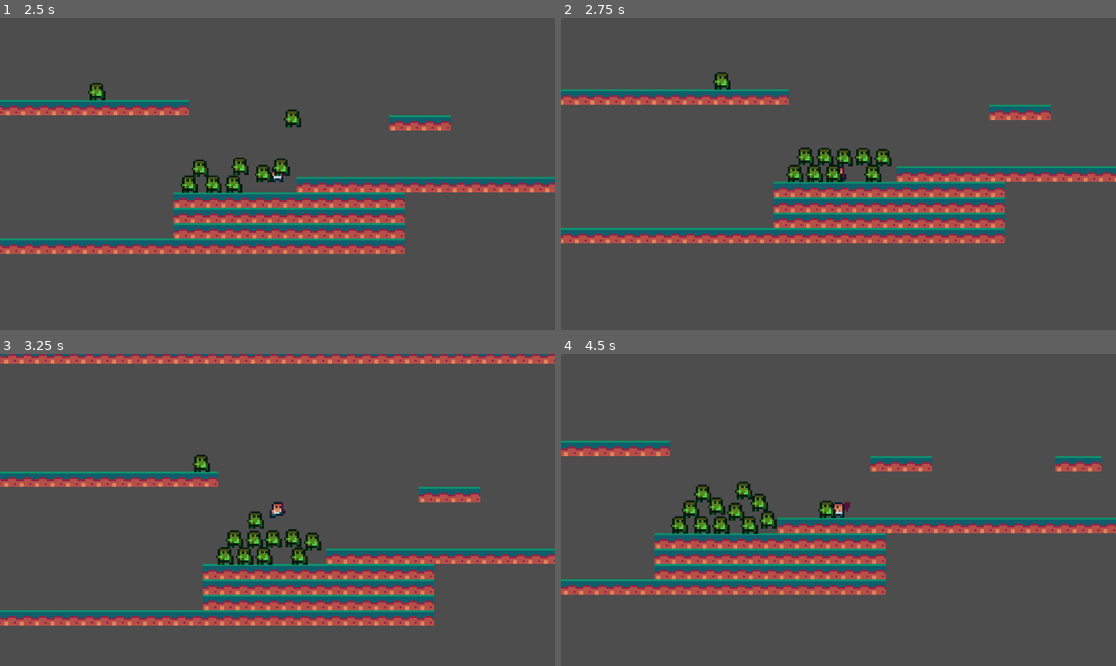
Above: before the commit, frames 1-4 (two rows, left to right).
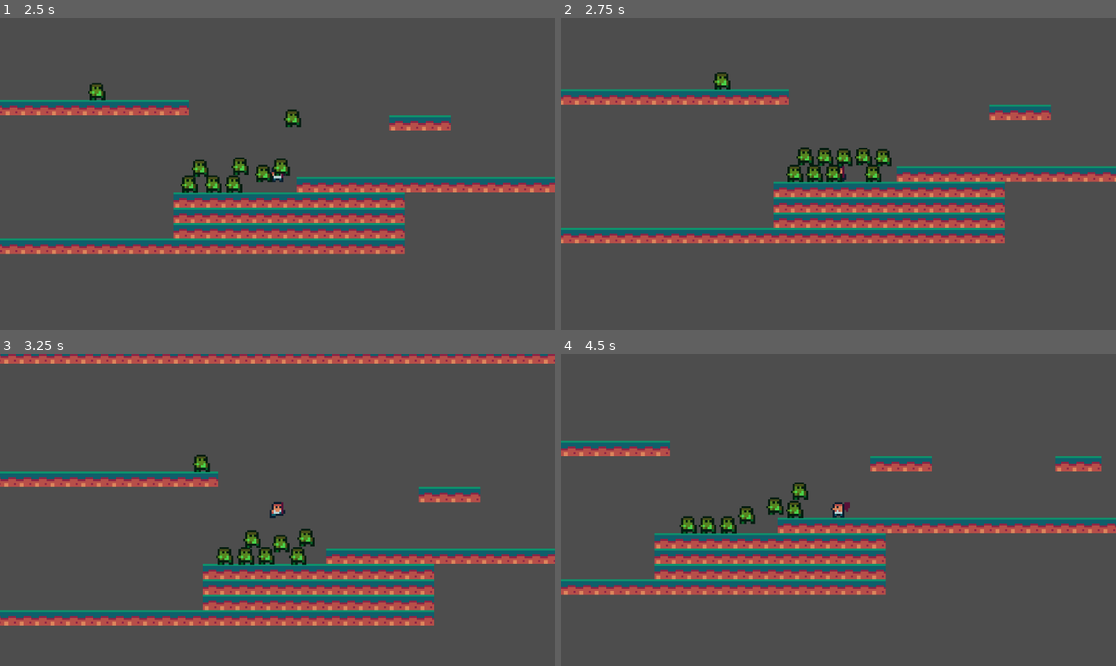
Above: after the commit, the same moments.

Repository: OllieBlomfield/zombie_game
Game: Godot game, scene res://scenes/levels/zombie_test_arena.tscn
Two runs of this game, one before a commit and one after it. Both use one fixed random seed, a clock stepped at 60 frames per second and the inputs below. The engine's default icon, where the game draws it, is replaced by a stand-in: a white triangle on a blue panel in a dark square.
Inputs:
- Up to frame 1 (2.5 s): hold D (right) 0.53-2.03 s; tap M (attack) at 0.6, 1.35, 2.1 s; tap Space (jump) at 0.77, 1.52 s; hold A (left) from 2.03 s (still down)
- Up to frame 2 (2.75 s): keep holding A (left)
- Up to frame 3 (3.25 s): release A (left) at 2.78 s; hold D (right) from 2.78 s (still down); tap M (attack) at 2.85 s; tap Space (jump) at 3.02 s
- Up to frame 4 (4.5 s): tap M (attack) at 3.6, 4.35 s; tap Space (jump) at 3.77 s; release D (right) at 4.28 s; hold A (left) from 4.28 s (still down)

Frame 1 is identical in both runs. In frame 2, less than 0.1% of the frame differs, in the area x 40-56%, y 41-53%; in frame 3, 1.2%; in frame 4, 2.2%, in the area x 19-50%, y 40-58%.

Commit message:
ScoreSystem Updated

Diff:
--- a/components/health.gd
+++ b/components/health.gd
@@ -42,10 +42,9 @@
 	if immortality:
 		return
 	set_health(health - amount)
-
-	print(health)
 	if temp_immortality > 0:
 		set_temporary_immortality(temp_immortality)
 
 func die():
-	print("DEAD")
+	pass
+	#print("DEAD")
--- a/components/hurtbox.gd
+++ b/components/hurtbox.gd
@@ -13,7 +13,7 @@
 	var hitbox = area as HitBox
 	if hitbox == null:
 		return
-	print(hurtbox_name + " was hit by " + hitbox.hitbox_name)
+	#print(hurtbox_name + " was hit by " + hitbox.hitbox_name)
 	if health:
 		health.take_damage(hitbox.damage, health.immortality_time)
 	received_damage.emit(hitbox.damage)
--- a/scenes/levels/zombie_test_arena.tscn
+++ b/scenes/levels/zombie_test_arena.tscn
@@ -6,6 +6,7 @@
 [ext_resource type="PackedScene" uid="uid://dmkq5jw7w02uv" path="res://scenes/objects/player.tscn" id="3_8q587"]
 [ext_resource type="PackedScene" uid="uid://dk7ovbqn0vufj" path="res://scenes/objects/jump_node.tscn" id="4_v2aq7"]
 [ext_resource type="PackedScene" uid="uid://doqdmasuxdcvj" path="res://scenes/objects/spawn_point.tscn" id="6_s5e7t"]
+[ext_resource type="PackedScene" uid="uid://berr8kutkdow4" path="res://scenes/objects/key_item.tscn" id="7_efcdb"]
 
 [sub_resource type="TileSetAtlasSource" id="TileSetAtlasSource_s5e7t"]
 texture = ExtResource("1_e7gdu")
@@ -209,3 +210,6 @@
 position = Vector2(552, 14)
 
 [node name="WaveSpawner" parent="." unique_id=1270486080 instance=ExtResource("1_8q587")]
+
+[node name="KeyItem" parent="." unique_id=372765257 instance=ExtResource("7_efcdb")]
+position = Vector2(462, 50)
--- /dev/null
+++ b/scenes/objects/key_item.tscn
@@ -0,0 +1,21 @@
+[gd_scene format=3 uid="uid://berr8kutkdow4"]
+
+[ext_resource type="Script" uid="uid://c5f2xhi8wxtae" path="res://scripts/objects/key_item.gd" id="1_jg0gf"]
+[ext_resource type="Texture2D" uid="uid://vgs7dg8rjuxu" path="res://icon.svg" id="1_oq0dn"]
+
+[sub_resource type="RectangleShape2D" id="RectangleShape2D_jg0gf"]
+
+[node name="KeyItem" type="Area2D" unique_id=372765257]
+scale = Vector2(0.36966753, 0.36966753)
+script = ExtResource("1_jg0gf")
+
+[node name="Sprite2D" type="Sprite2D" parent="." unique_id=1011583219]
+position = Vector2(0.9999962, -1.0000038)
+scale = Vector2(0.203125, 0.203125)
+texture = ExtResource("1_oq0dn")
+
+[node name="CollisionShape2D" type="CollisionShape2D" parent="." unique_id=216159280]
+position = Vector2(1, -1)
+shape = SubResource("RectangleShape2D_jg0gf")
+
+[connection signal="body_entered" from="." to="." method="_on_body_entered"]
--- a/scenes/objects/zombie.tscn
+++ b/scenes/objects/zombie.tscn
@@ -35,6 +35,8 @@
 
 [node name="Health" type="Node" parent="." unique_id=374794825]
 script = ExtResource("3_rln44")
+max_health = 1
+health = 1
 metadata/_custom_type_script = "uid://bcrt8c45areik"
 
 [node name="HitBox" type="Area2D" parent="." unique_id=1811941341]
--- a/scripts/globals/ScoreManager.gd
+++ b/scripts/globals/ScoreManager.gd
@@ -15,11 +15,18 @@
 func _process(delta: float) -> void:
 	time_elapsed += delta
 
+func get_score():
+	return calculate_score(time_elapsed,max_time,damage_taken,key_item_collected)
+
 func calculate_score(time_elapsed: float, max_time: float, damage_taken: float, key_item_collected: bool):
 	var time_score = (max_time - time_elapsed) * POINT_MULT
 	var damage_score = -damage_taken * POINT_MULT
-	var collection_score = 100 if key_item_collected else 0
+	var collection_score = 300 if key_item_collected else 0
 
 	var final_score = time_score + damage_score + collection_score
+	print(round(time_elapsed))
+	print(round(time_score))
+	print(damage_score)
+	print(collection_score)
 
-	return final_score
+	return round(final_score)
--- /dev/null
+++ b/scripts/objects/key_item.gd
@@ -0,0 +1,10 @@
+extends Area2D
+
+
+
+
+
+func _on_body_entered(body: Node2D) -> void:
+	if body is Player:
+		ScoreManager.key_item_collected = true
+		queue_free()
--- a/scripts/objects/wave_spawner.gd
+++ b/scripts/objects/wave_spawner.gd
@@ -9,6 +9,7 @@
 var spawn_queue: Array[PackedScene] = []
 
 var current_wave: int = 1
+var max_waves: int = 1
 var points: int = 0
 
 func _ready() -> void:
@@ -46,3 +47,8 @@
 		var point = spawn_points.pick_random()
 		enemy.global_position = point.global_position
 		await get_tree().create_timer(0.5).timeout
+	current_wave += 1
+	if current_wave > max_waves:
+		print(ScoreManager.get_score())
+	else:
+		generate_wave()
--- a/scripts/weapons/mele_weapon.gd
+++ b/scripts/weapons/mele_weapon.gd
@@ -17,5 +17,4 @@
 func _attack_finished() -> void:
 	hit_box.disable()
 	attack_finished.emit()
-	print("DONE ATTACKING YAY")
 	animated_sprite_2d.play("idle")
Not shown, added: scripts/objects/key_item.gd.uid
